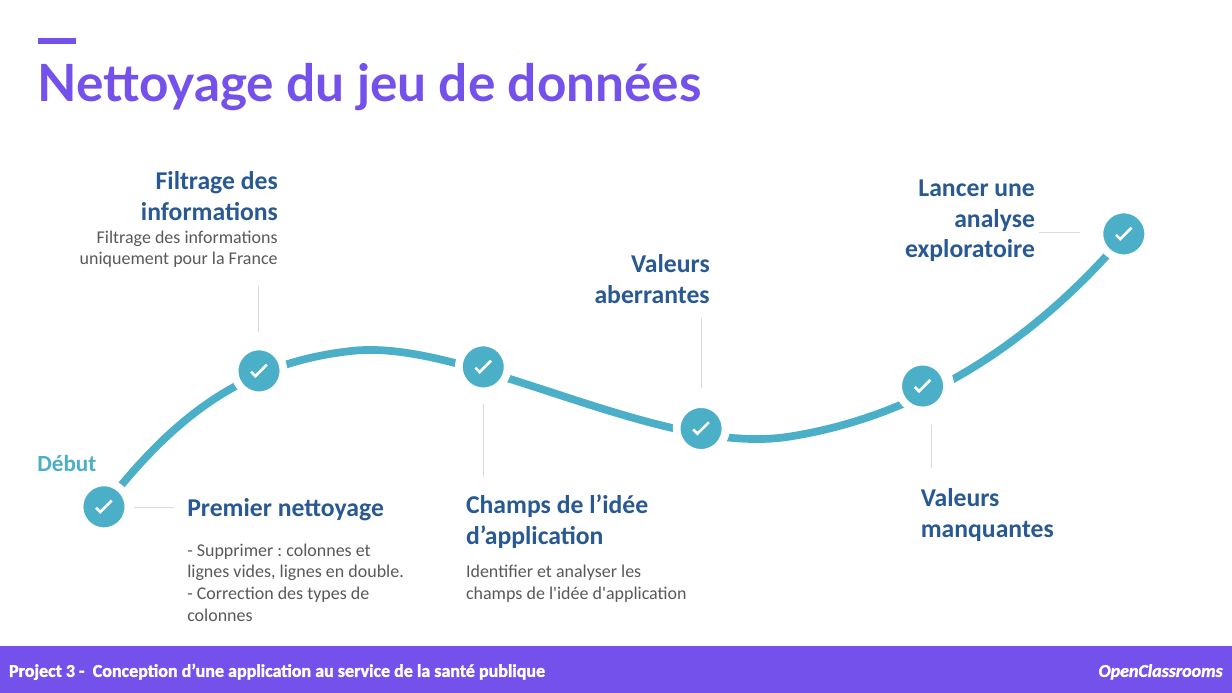
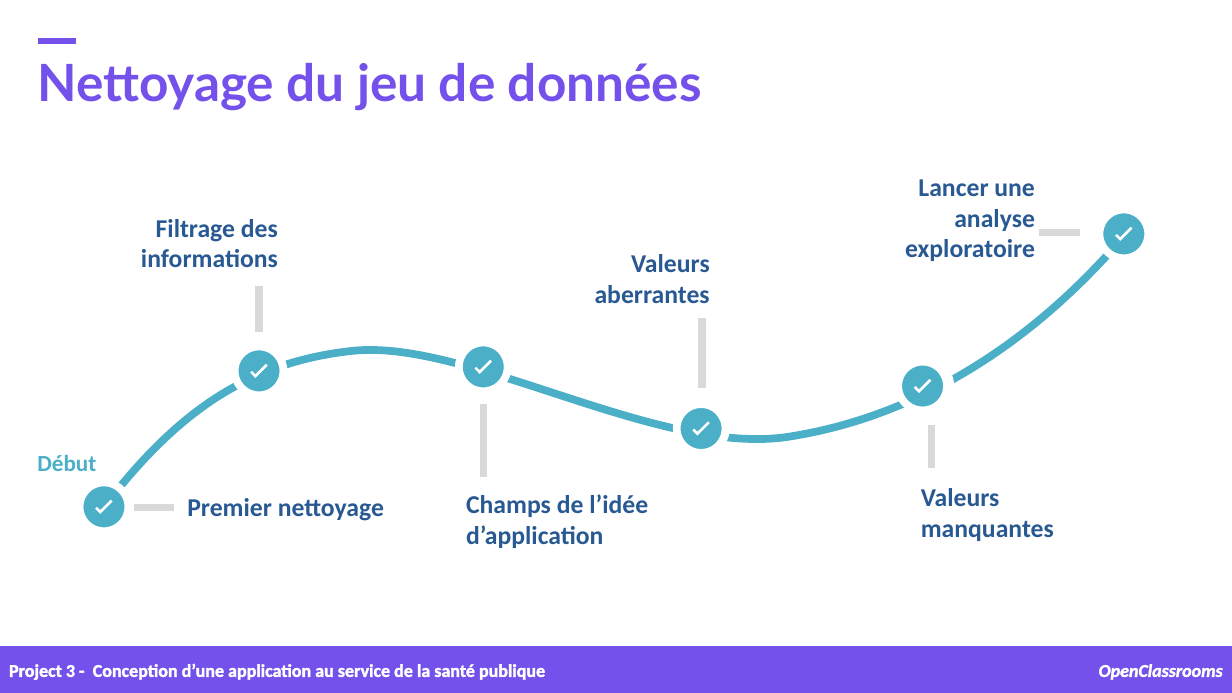
Before and after one commit to samirhinojosa/OC-P3-design-application-public-health, a slide deck: slide 10 of supports/P3_02_presentation v1.pptx. Drawn at 1232x693 pixels with LibreOffice and Linux fonts; fonts in the diff are those of the drawing; background and template pictures are left out. Boxes give left, top, right and bottom in pixels: in the first picture for what was removed or moved away, otherwise in the second. Text is boxed around its words. In the diff, an @@ line names an element or a change of style, - is before the commit and + after.

```diff
--- a/supports/P3_02_presentation v1.pptx
+++ b/supports/P3_02_presentation v1.pptx
@@ text "Filtrage des informations" moved from (x1=141, y1=171, x2=278, y2=220) to (x1=141, y1=219, x2=278, y2=267) @@
@@ text removed at (x1=80, y1=230, x2=278, y2=267) @@
-Filtrage des informations uniquement pour la France
@@ line (1040, 233) - (1080, 233): stroke #D9D9D9 0.5 pt to #D9D9D9 6 pt @@
@@ line (259, 286) - (259, 333): stroke #D9D9D9 0.5 pt to #D9D9D9 6 pt @@
@@ line (701, 318) - (701, 388): stroke #D9D9D9 0.5 pt to #D9D9D9 6 pt @@
@@ line (483, 405) - (483, 477): stroke #D9D9D9 0.5 pt to #D9D9D9 6 pt @@
@@ line (932, 425) - (932, 468): stroke #D9D9D9 0.5 pt to #D9D9D9 6 pt @@
@@ line (134, 507) - (175, 507): stroke #D9D9D9 0.5 pt to #D9D9D9 6 pt @@
@@ text removed at (x1=187, y1=543, x2=403, y2=621) @@
-- Supprimer : colonnes et lignes vides, lignes en double.
-- Correction des types de colonnes
@@ text removed at (x1=466, y1=564, x2=687, y2=602) @@
-Identifier et analyser les champs de l'idée d'application
```
Also in this commit, not shown: 10 other slides changed, 1 slide removed, 1 other file.
